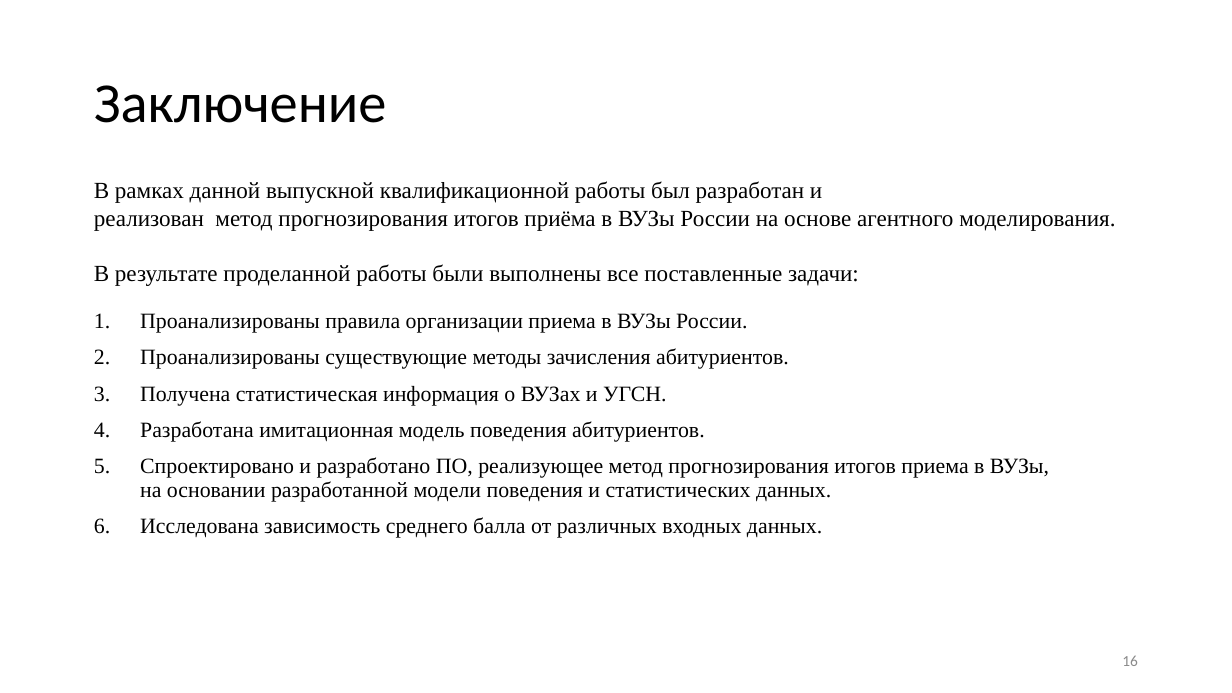
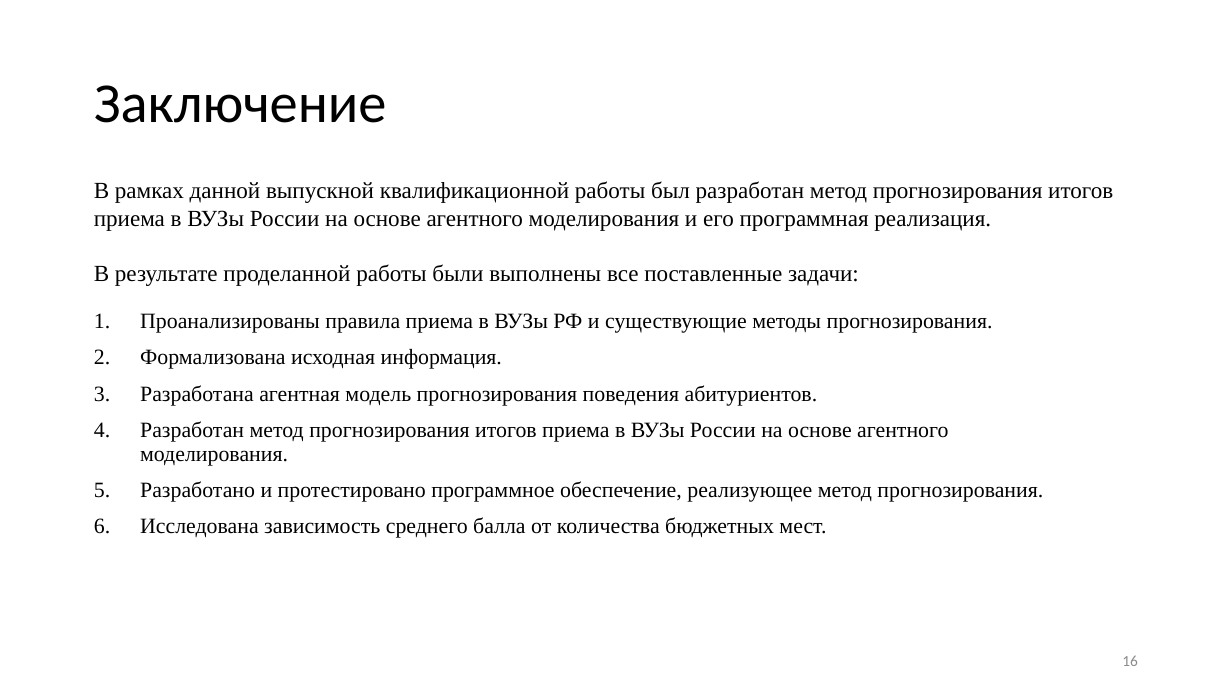
Before and after one commit to 1Bitcoin/scrape-universities-data, a slide deck: slide 16 of tex-diploma-template-main/Метод прогнозирования итогов приёма в вузы России на основе агентного моделирования.pptx. Drawn at 1232x693 pixels with LibreOffice and Linux fonts; fonts in the diff are those of the drawing. Boxes give left, top, right and bottom in pixels: in the first picture for what was removed or moved away, otherwise in the second. Text is boxed around its words. In the diff, an @@ line names an element or a change of style, - is before the commit and + after.

```diff
--- a/tex-diploma-template-main/Метод прогнозирования итогов приёма в вузы России на основе агентного моделирования.pptx
+++ b/tex-diploma-template-main/Метод прогнозирования итогов приёма в вузы России на основе агентного моделирования.pptx
@@ text at [94, 181, 1113, 231]: text changed @@
-В рамках данной выпускной квалификационной работы был разработан и
-реализован метод прогнозирования итогов приёма в ВУЗы России на основе агентного моделирования.
+В рамках данной выпускной квалификационной работы был разработан метод прогнозирования итогов приема в ВУЗы России на основе агентного моделирования и его программная реализация.
@@ text at [140, 313, 1043, 538]: text changed @@
-1. Проанализированы правила организации приема в ВУЗы России.
-2. Проанализированы существующие методы зачисления абитуриентов.
-3. Получена статистическая информация о ВУЗах и УГСН.
-4. Разработана имитационная модель поведения абитуриентов.
-5. Спроектировано и разработано ПО, реализующее метод прогнозирования итогов приема в ВУЗы, на основании разработанной модели поведения и статистических данных.
-6. Исследована зависимость среднего балла от различных входных данных.
+1. Проанализированы правила приема в ВУЗы РФ и существующие методы прогнозирования.
+2. Формализована исходная информация.
+3. Разработана агентная модель прогнозирования поведения абитуриентов.
+4. Разработан метод прогнозирования итогов приема в ВУЗы России на основе агентного моделирования.
+5. Разработано и протестировано программное обеспечение, реализующее метод прогнозирования.
+6. Исследована зависимость среднего балла от количества бюджетных мест.
```
Also in this commit, not shown: 4 other slides changed.
